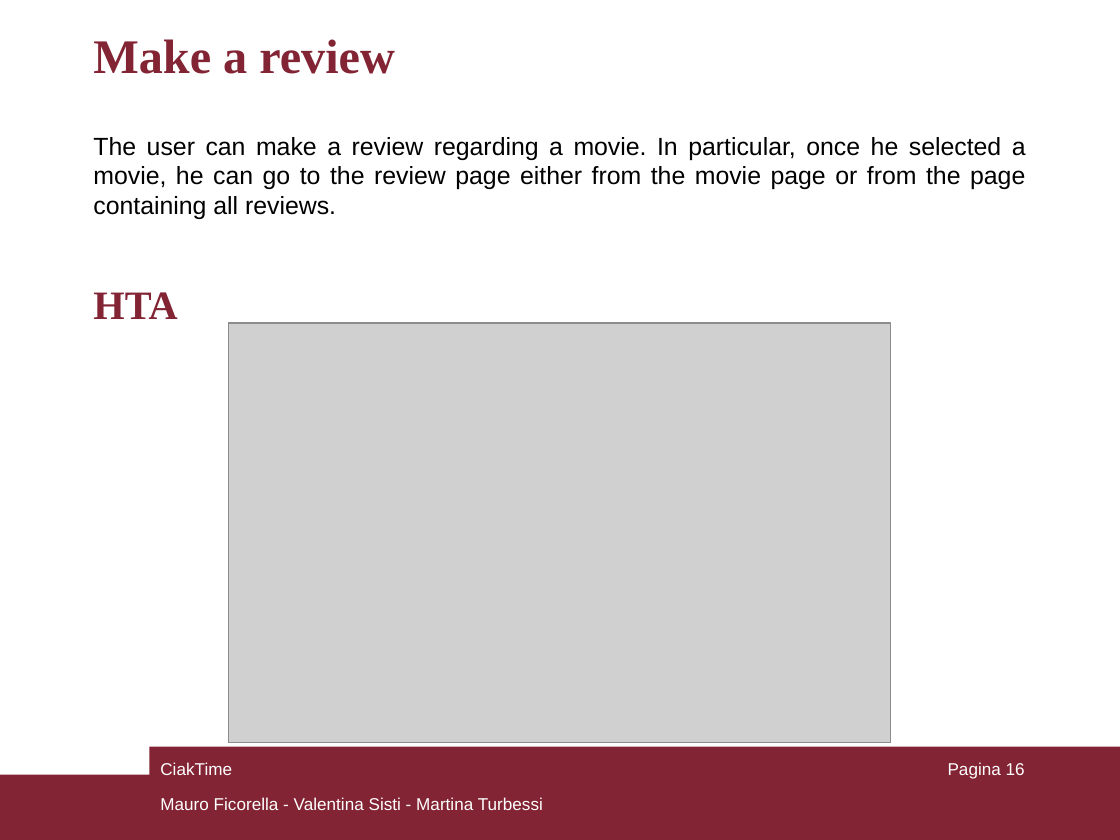
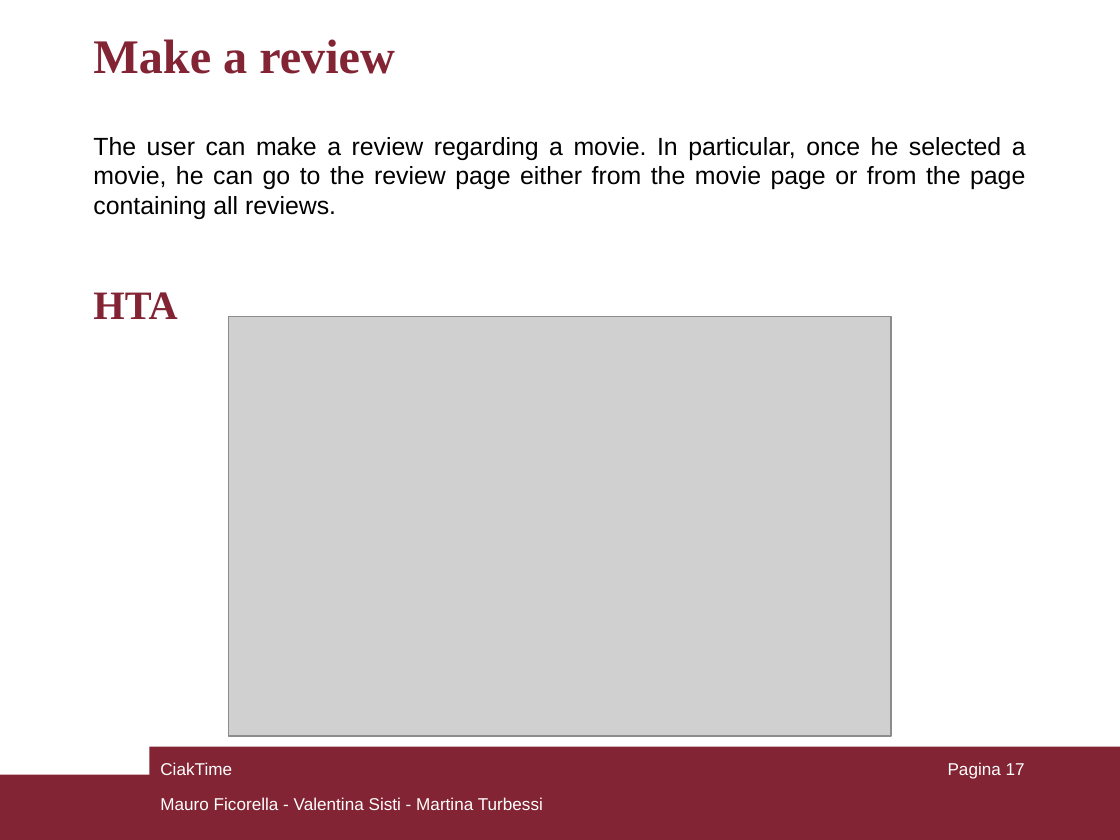
Before and after one commit to mauroficorella/Human-Computer-Interaction, a slide deck: slide 17 of Documentazione/CiakTime_HCI.ppt (slide 16 before the commit). Drawn at 1120x840 pixels with LibreOffice and Linux fonts; fonts in the diff are those of the drawing; grey boxes stand for pictures. Boxes give left, top, right and bottom in pixels: in the first picture for what was removed or moved away, otherwise in the second. Text is boxed around its words. In the diff, an @@ line names an element or a change of style, - is before the commit and + after.

```diff
--- a/Documentazione/CiakTime_HCI.ppt
+++ b/Documentazione/CiakTime_HCI.ppt
@@ picture moved from (x1=228, y1=323, x2=890, y2=743) to (x1=228, y1=316, x2=890, y2=736) @@
@@ page number at (x1=948, y1=762, x2=1025, y2=779): text changed @@
-Pagina 16
+Pagina 17
```
Also in this commit, not shown: 2 other slides changed, 3 slides added, 1 other file.
